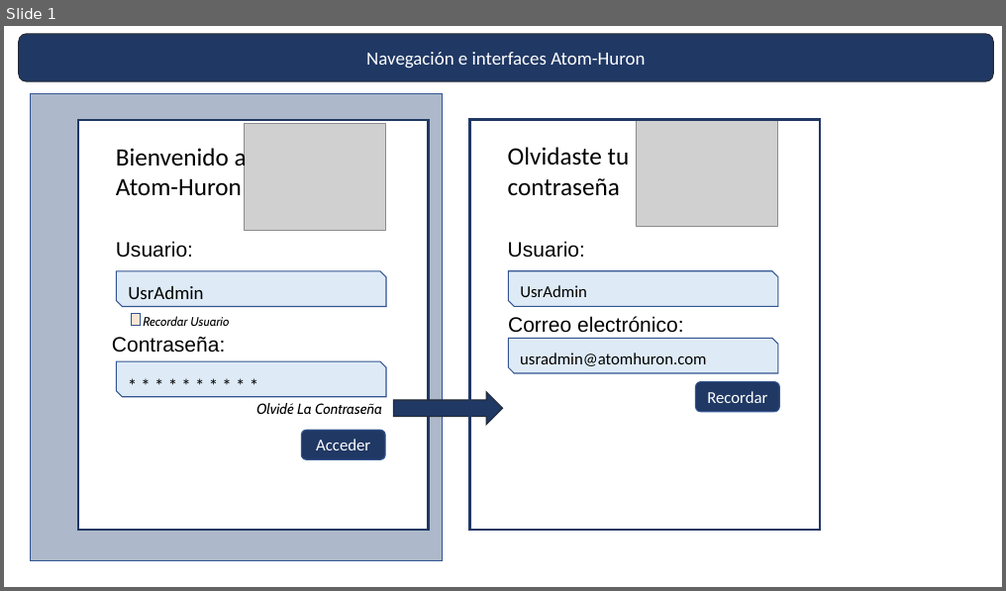
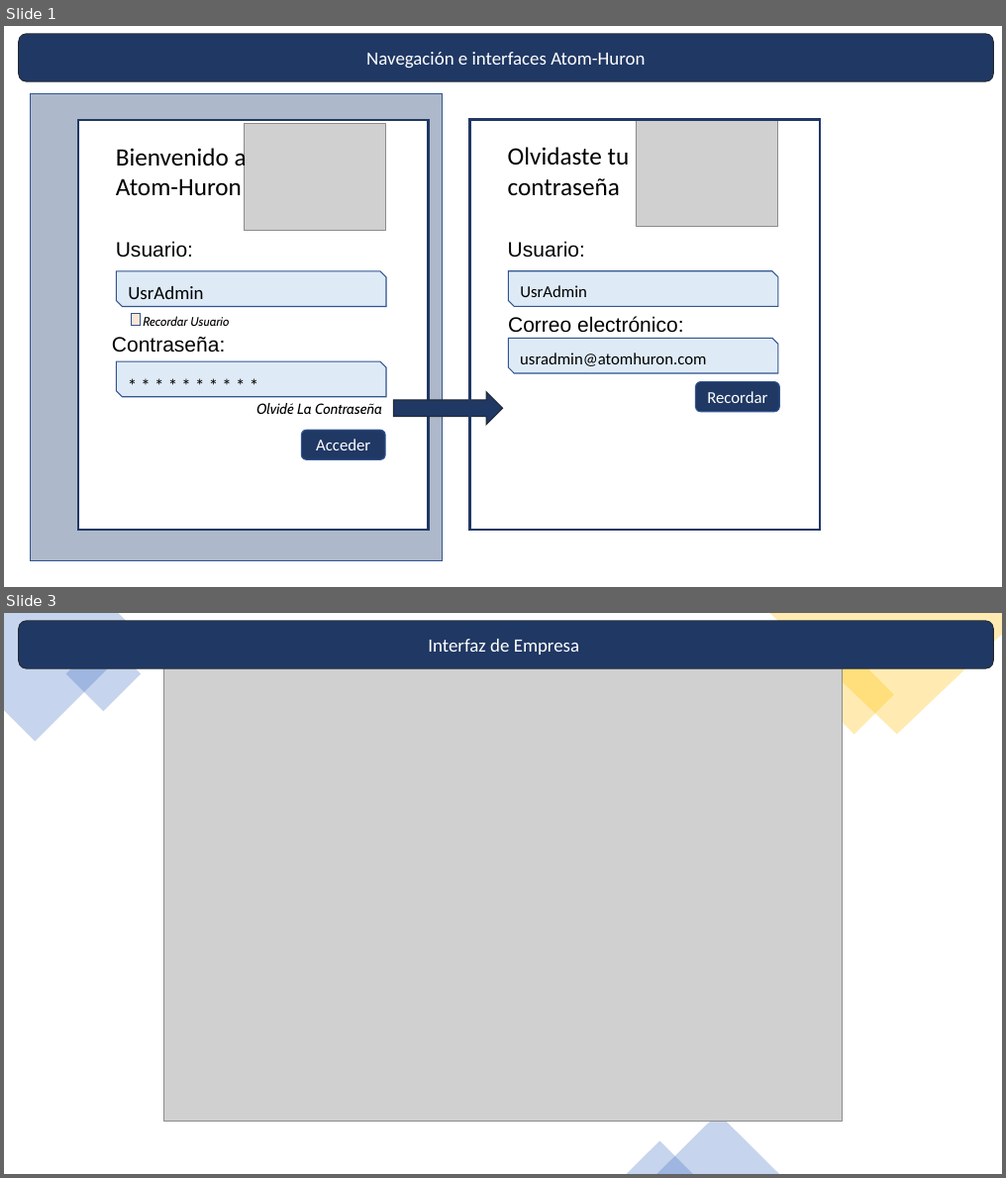
Before and after one commit to FerneyToledo/CMDB-Proyecto-Ciclo3, a slide deck: Documentación/Sprint 1/Navegación entre interfases e Interfases gráficas de usuario.pptx. Shown one above the other, each under a label of ours: slide 1 before the commit, slides 1 and 3 after it; the slides between them are not shown. The pictures are 1006x591 and 1006x1178 pixels, drawn with LibreOffice and Linux fonts; fonts in the diff are those of the drawing; grey boxes stand for pictures. Boxes give left, top, right and bottom in pixels: in the first picture for what was removed or moved away, otherwise in the second. Text is boxed around its words. In the diff, an @@ line names an element or a change of style, - is before the commit and + after.

```diff
--- a/Documentación/Sprint 1/Navegación entre interfases e Interfases gráficas de usuario.pptx
+++ b/Documentación/Sprint 1/Navegación entre interfases e Interfases gráficas de usuario.pptx
@@ slide 3 added at [4,613,1002,1174], background #FFFFFF @@
@@ freeform shape added at [4,613,141,742], fill #4472C4 at 30% opacity @@
@@ rounded rectangle added at [19,621,994,668], fill #203864, outline #222A35 1 pt, 18 pt, text #FFFFFF @@
+Interfaz de Empresa
@@ rectangle added at [66,637,142,712], fill #4472C4 at 30% opacity @@
@@ freeform shape added at [770,613,1002,735], fill #FFC000 at 30% opacity @@
@@ picture added at [164,665,843,1121] @@
@@ rectangle added at [815,656,894,735], fill #FFC000 at 30% opacity @@
@@ triangle added at [656,1114,779,1174], fill #4472C4 at 30% opacity @@
@@ triangle added at [627,1142,693,1174], fill #4472C4 at 30% opacity @@
```
Also in this commit, not shown: 2 other slides added, 1 slide removed.
